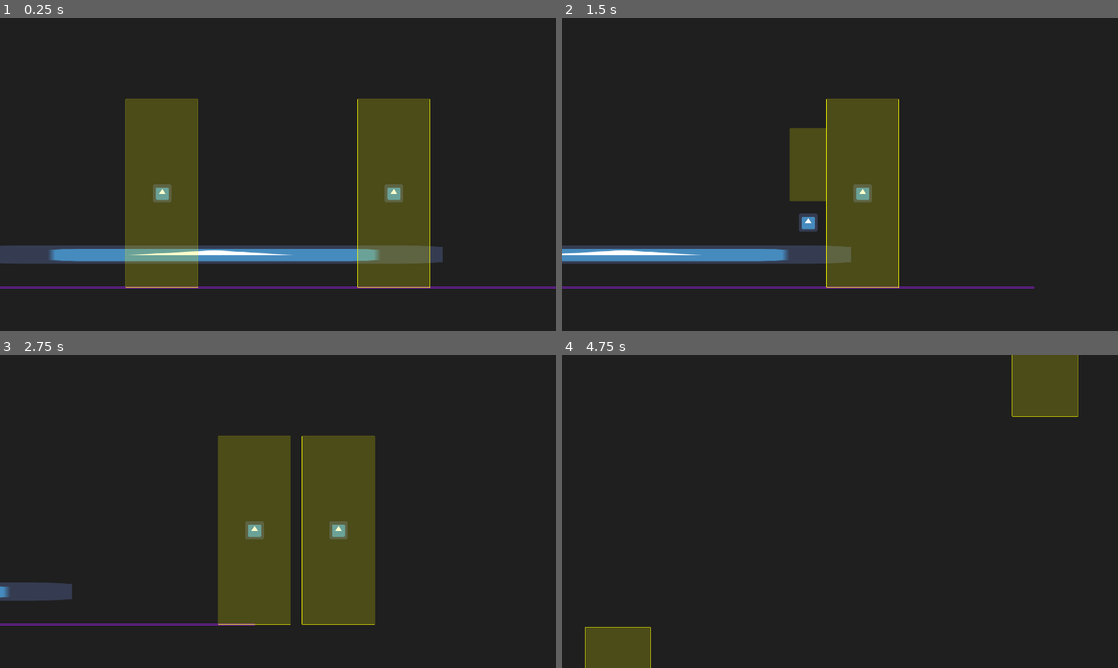
Above: before the commit, frames 1-4 (two rows, left to right).
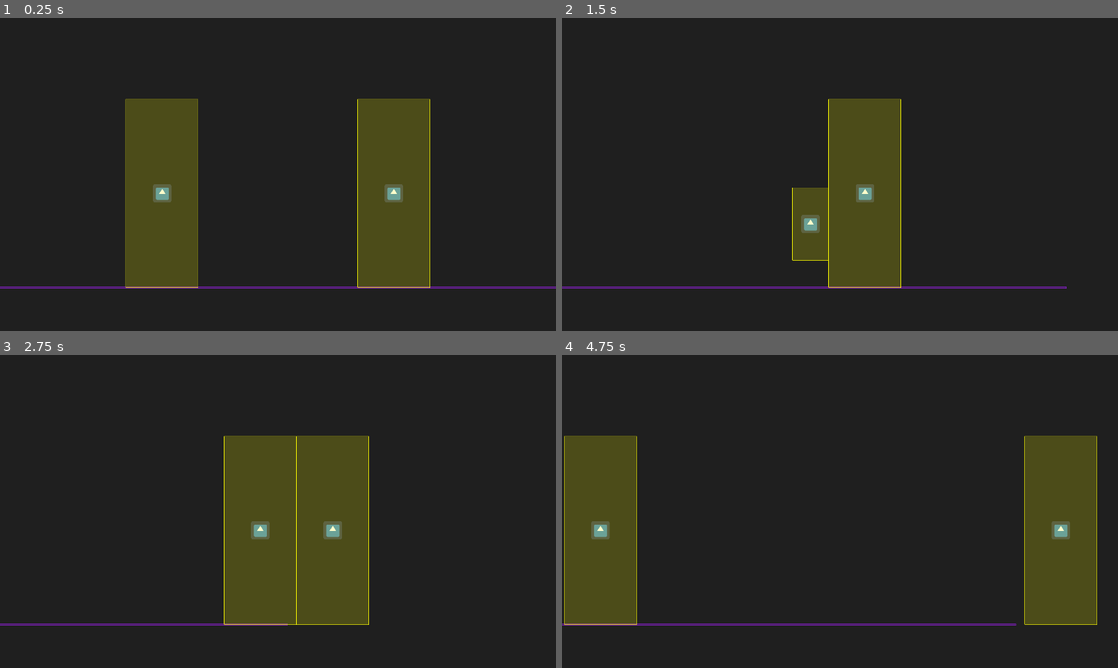
Above: after the commit, the same moments.

Repository: ergomitts/fighting-game
Game: Godot game, scene res://scenes/game.tscn
Same seed, same stepped clock (60 frames per second), same inputs: the game is played once before the commit and once after it. This scene is started directly instead of the project's main scene. The engine's default icon, where the game draws it, is replaced by a stand-in: a white triangle on a blue panel in a dark square.
Inputs:
- Up to frame 1 (0.25 s): no input
- Up to frame 2 (1.5 s): tap Enter at 0.5 s; hold D (p1_right) 0.53-1.28 s; hold Down (p2_down) 0.53-1.28 s; hold S (p1_down) from 1.28 s (still down); tap Left (p2_left) at 1.35 s
- Up to frame 3 (2.75 s): tap Space at 2 s; release S (p1_down) at 2.03 s; hold D (p1_right) from 2.03 s (still down); hold Right (p2_right) from 2.03 s (still down)
- Up to frame 4 (4.75 s): release D (p1_right) at 2.78 s; release Right (p2_right) at 2.78 s; hold W (p1_up) 2.78-3.53 s; tap Up (p2_up) at 2.85 s; hold Down (p2_down) 3.53-4.28 s; hold A (p1_left) from 3.53 s (still down); tap Left (p2_left) at 4.35 s

The runs differ from the first frame. In frame 1, 4.6% of the frame differs, in the area x 0-80%, y 72-79%; in frame 2, 5.8%; in frame 3, 3.8%; in frame 4, 20%, in the area x 0-97%, y 0-100%.

Commit message:
fixed stage boundaries pushing players

Diff:
--- a/characters/Character.gd
+++ b/characters/Character.gd
@@ -87,9 +87,27 @@
 	move(_velocity)
 	return _velocity
 
+func stage_collisions():
+	var up = push_box.up_global()
+	var down = push_box.down_global()
+
+	if down > GameGlobals.StageBottom:
+		global_position.y = GameGlobals.StageBottom - push_box.shape.size.y/2
+		velocity.y = 0
+	if up < GameGlobals.StageTop:
+		global_position.y = GameGlobals.StageTop + push_box.shape.size.y/2
+		velocity.y = 0
+	if push_box.left_global() < GameGlobals.StageLeft:
+		global_position.x = GameGlobals.StageLeft + push_box.shape.size.x/2
+		velocity.x = 0
+	if push_box.right_global() > GameGlobals.StageRight:
+		global_position.x = GameGlobals.StageRight - push_box.shape.size.x/2
+		velocity.x = 0
+
 func update_physics(delta: float):
 	velocity.y += gravity
-	velocity = move_and_push(velocity, enemy)
+#	velocity = move_and_push(velocity, enemy)
+#	global_position += velocity
 
 func get_state():
 	return state_machine.current_state.name
--- a/characters/States/Idle.gd
+++ b/characters/States/Idle.gd
@@ -20,7 +20,9 @@
 		host.push_box.shape.size.x = 125
 		host.push_box.shape.position.x = -125/2
 		host.push_box.shape.size.y = 250
+		host.push_box.shape.position.y = -250/2
 	else:
 		host.push_box.shape.size.x = 250
 		host.push_box.shape.position.x = -250/2
 		host.push_box.shape.size.y = 650
+		host.push_box.shape.position.y = -650/2
--- a/scenes/game.gd
+++ b/scenes/game.gd
@@ -11,11 +11,29 @@
 	start_game()
 
 func get_center():
-	return (GameGlobals.players[0].position + GameGlobals.players[1].position)/2
+
+	var left = 0
+	var right = 0
+
+	if GameGlobals.players[0].global_position.x < GameGlobals.players[1].global_position.x:
+		left = GameGlobals.players[0].global_position.x - GameGlobals.players[0].push_box.shape.size.x/2
+		right = GameGlobals.players[1].global_position.x + GameGlobals.players[1].push_box.shape.size.x/2
+	else:
+		left = GameGlobals.players[1].global_position.x - GameGlobals.players[1].push_box.shape.size.x/2
+		right = GameGlobals.players[0].global_position.x + GameGlobals.players[0].push_box.shape.size.x/2
+
+	return Vector2(left + right, 0)/2
 
 func get_distance():
-	var left = GameGlobals.players[0].position.x - GameGlobals.players[0].push_box.shape.size.x/2
-	var right = GameGlobals.players[1].position.x + GameGlobals.players[1].push_box.shape.size.x/2
+	var left = 0
+	var right = 0
+
+	if GameGlobals.players[0].global_position.x < GameGlobals.players[1].global_position.x:
+		left = GameGlobals.players[0].global_position.x - GameGlobals.players[0].push_box.shape.size.x/2
+		right = GameGlobals.players[1].global_position.x + GameGlobals.players[1].push_box.shape.size.x/2
+	else:
+		left = GameGlobals.players[1].global_position.x - GameGlobals.players[1].push_box.shape.size.x/2
+		right = GameGlobals.players[0].global_position.x + GameGlobals.players[0].push_box.shape.size.x/2
 
 	return Vector2(left, 0).distance_to(Vector2(right, 0))
 
@@ -36,8 +54,31 @@
 
 func _physics_process(delta: float) -> void:
 	if GameGlobals.players.size() > 0:
+		GameGlobals.players[0].global_position += GameGlobals.players[0].velocity
+		GameGlobals.players[1].global_position += GameGlobals.players[1].velocity
+
+		var p1_rect := GameGlobals.players[0].push_box.get_global_rect() as Rect2
+		var p2_rect := GameGlobals.players[1].push_box.get_global_rect() as Rect2
+
+		if p1_rect.intersects(p2_rect):
+			var clip = p1_rect.clip(p2_rect).size.x/2
+
+			var p1_facing = 1 if GameGlobals.players[0].global_position.x < GameGlobals.players[1].global_position.x else -1
+			var p2_facing = -1 if GameGlobals.players[0].global_position.x < GameGlobals.players[1].global_position.x else 1
+
+			GameGlobals.players[0].global_position.x -= clip * p1_facing
+			GameGlobals.players[1].global_position.x -= clip * p2_facing
+
+			var p1_wall_clip = GameGlobals.players[0].snap_to_corner(Vector2.ZERO).x
+			var p2_wall_clip = GameGlobals.players[1].snap_to_corner(Vector2.ZERO).x
+
+			GameGlobals.players[0].global_position.x += p2_wall_clip * p1_facing
+			GameGlobals.players[1].global_position.x += p1_wall_clip * p2_facing
+
+		GameGlobals.players[0].stage_collisions()
+		GameGlobals.players[1].stage_collisions()
+
 		var center = get_center()
-		var distance = get_distance()
 
 		if center.x - GameGlobals.WallDistanceMax/2 < - GameGlobals.StageDistance/2:
 			GameGlobals.StageLeft = - GameGlobals.StageDistance/2
@@ -49,4 +90,4 @@
 			GameGlobals.StageLeft = center.x - GameGlobals.WallDistanceMax/2
 			GameGlobals.StageRight = center.x + GameGlobals.WallDistanceMax/2
 
-		camera.distance = distance
+		camera.distance = get_distance()
--- a/scenes/game.tscn
+++ b/scenes/game.tscn
@@ -1,6 +1,5 @@
-[gd_scene load_steps=3 format=2]
+[gd_scene load_steps=2 format=2]
 
-[ext_resource path="res://icon.png" type="Texture" id=1]
 [ext_resource path="res://scenes/game.gd" type="Script" id=3]
 
 [node name="Game" type="Node2D"]
@@ -9,8 +8,3 @@
 [node name="StageLayer" type="CanvasLayer" parent="."]
 
 [node name="HUDLayer" type="CanvasLayer" parent="."]
-
-[node name="Icon" type="Sprite" parent="."]
-position = Vector2( -232, -114 )
-scale = Vector2( 25, 1 )
-texture = ExtResource( 1 )
--- a/scripts/camera.gd
+++ b/scripts/camera.gd
@@ -1,7 +1,7 @@
 extends Camera2D
 
 const SMOOTHING := 50.0
-const CUT_OFF_RATIO := 0.7
+const CUT_OFF_RATIO := 0.8
 const FLOOR_PADDING := 150
 
 var rng := RandomNumberGenerator.new()
